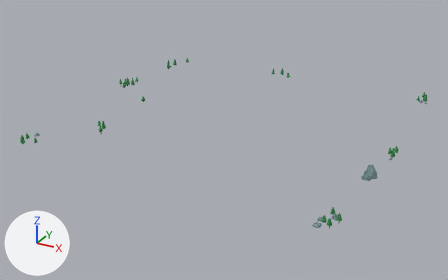
The glTF model public/models/treesAndRocks.glb: old version first, new version second.
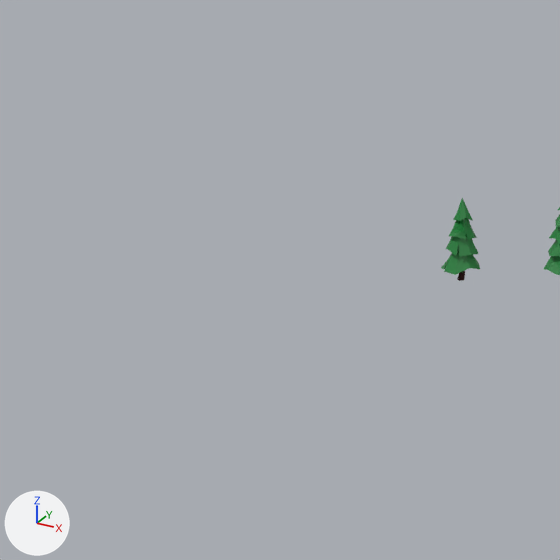
The first picture shows the older version from a 50 mm lens placed at (1645.0, -3130.0, 2563.0), pointed at (-32.0, -81.0, 1038.0). The close-ups show both versions on the part from 52% to 63% of the width and 18% to 35% of the height of that picture; other places that the commit changed are outside them. The lights are fixed; the arrows at lower left show +X, +Y and +Z.

Script lines for the objects in view, before the commit:
```python
me_conifer1_cylinder_003 = bpy.data.meshes.new('conifer1_Cylinder.003')
me_conifer1_cylinder_003.from_pydata(...)  # 139 vertices, 274 faces; spans x -194.1..-168.6, y 939.2..965.4, z 1140.4..1194.6
# faces by material slot: [226, 48]
me_conifer1_cylinder_003.materials.append(mat_conifergreen)  # green #1a7f38
me_conifer1_cylinder_003.materials.append(mat_coniferbrown)  # dark red #360f0e
ob_conifer1 = bpy.data.objects.new('Conifer1', me_conifer1_cylinder_003)
ob_conifer1.location = (0.0, 0.0, 0.0)
```
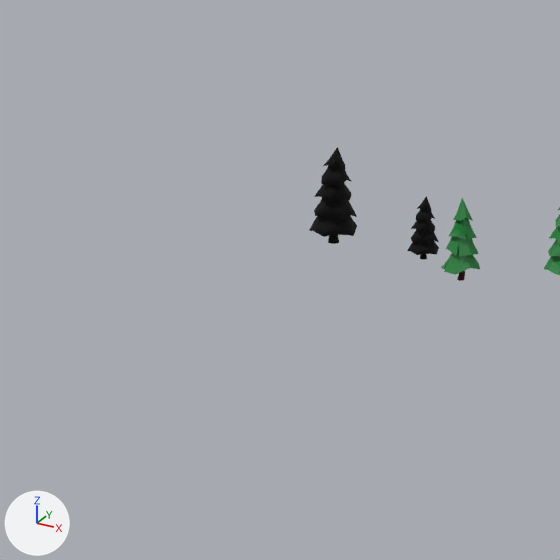
Where the change shows, as pixel boxes (x1, y1, x2, y2) in the close-ups (560 x 560 px):
'Conifer2.010', added (black)
    after: (309, 147, 357, 244)
'Conifer2.012', added (black)
    after: (407, 196, 439, 260)

What the commit changed:
Material 'Black' (mat_black) is new.
Its base color is (0.0, 0.0, 0.0) (black #000000).
Its roughness is 1.0.
Mesh me_conifer2_cylinder_017 is new.
It has 171 vertices, 330 faces and spans x -44.9..-26.4, y 564.5..583.3, z 1281.0..1318.5.
It uses material mat_black (black #000000).
Mesh me_conifer2_cylinder_015 is new.
It has 171 vertices, 330 faces and spans x -108.6..-80.3, y 562.4..591.2, z 1281.1..1338.7.
It uses material mat_black (black #000000).
Object 'Conifer2.012' (ob_conifer2_012) is new; it shows me_conifer2_cylinder_017.
Its location is (0.0, 0.0, 0.0).
Object 'Conifer2.010' (ob_conifer2_010) is new; it shows me_conifer2_cylinder_015.
Its location is (0.0, 0.0, 0.0).
